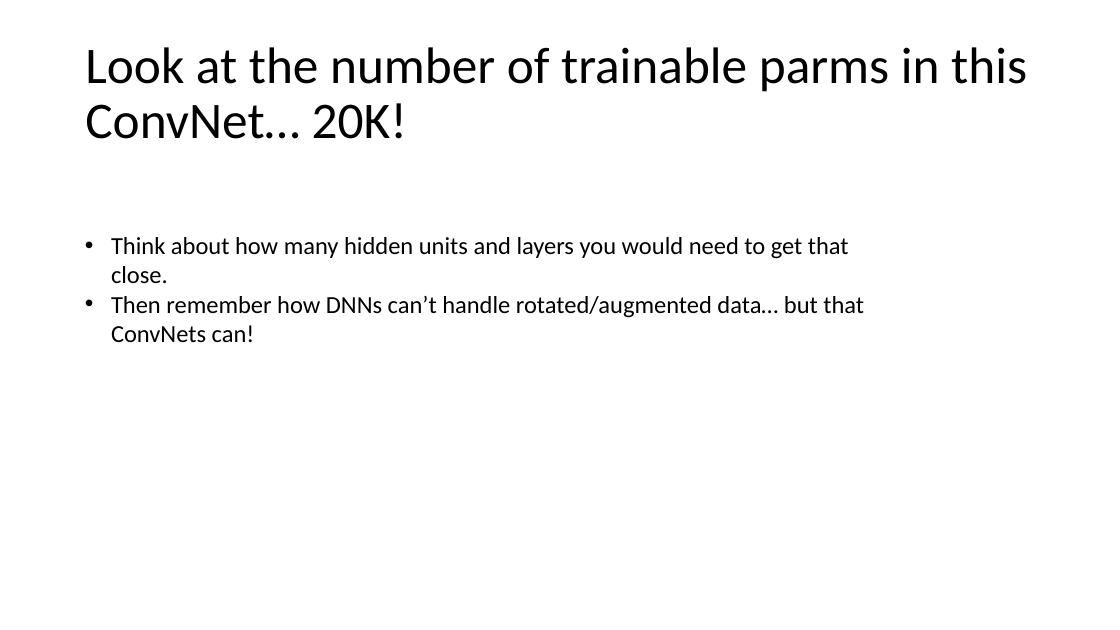
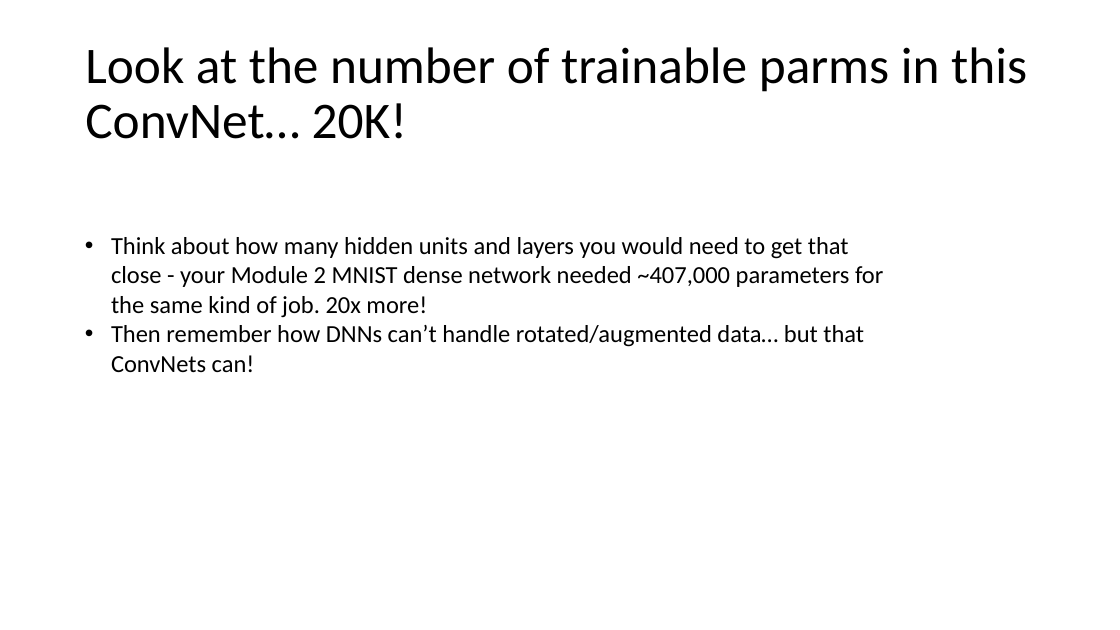
Before and after one commit to drdave-teaching/OPIM5509Files, a slide deck: slide 3 of OPIM5509_Module3_Files/slides/Math for Simple ConvNet Example.pptx. Drawn at 1120x630 pixels with LibreOffice and Linux fonts; fonts in the diff are those of the drawing. Boxes give left, top, right and bottom in pixels: in the first picture for what was removed or moved away, otherwise in the second. Text is boxed around its words. In the diff, an @@ line names an element or a change of style, - is before the commit and + after.

```diff
--- a/OPIM5509_Module3_Files/slides/Math for Simple ConvNet Example.pptx
+++ b/OPIM5509_Module3_Files/slides/Math for Simple ConvNet Example.pptx
@@ text at bbox=[111, 237, 883, 318]: text changed @@
-• Think about how many hidden units and layers you would need to get that close.
+• Think about how many hidden units and layers you would need to get that close - your Module 2 MNIST dense network needed ~407,000 parameters for the same kind of job. 20x more!
```
Also in this commit, not shown: 4 other slides changed, 3 other files.
